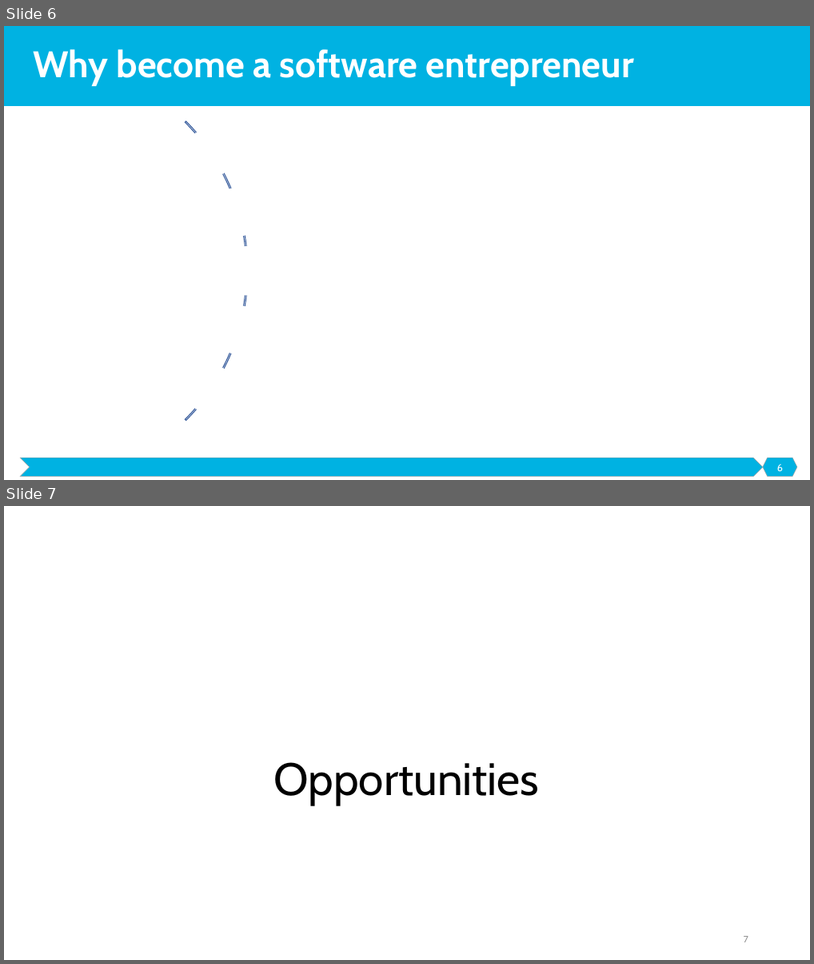
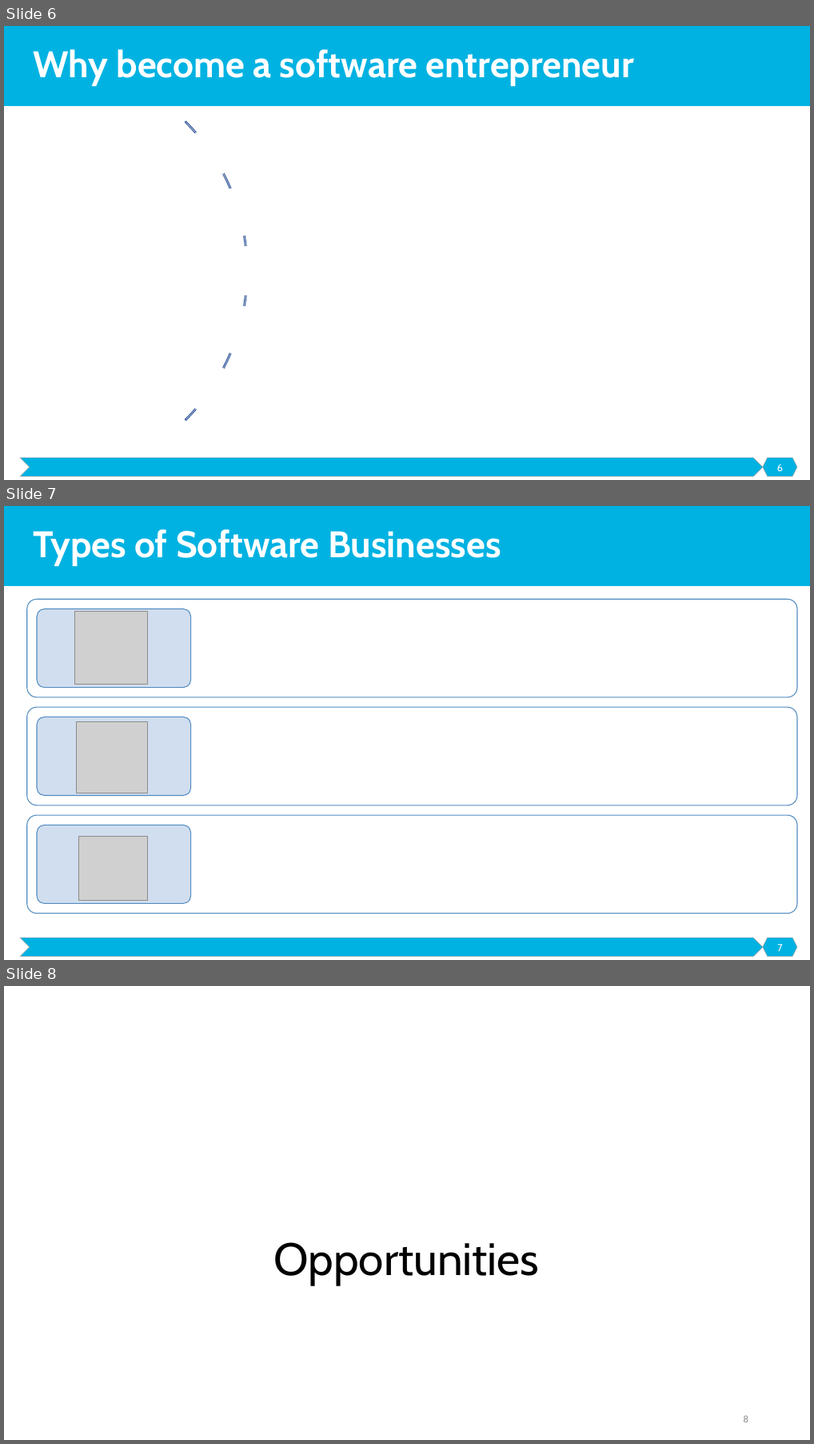
Before and after one commit to malenezi/malenezi, a slide deck: SE495/Lectures/1-Introduction/Introduction.pptx. Shown one above the other, each under a label of ours: slides 6 and 7 before the commit, slides 6, 7 and 8 after it. The pictures are 814x964 and 814x1444 pixels, drawn with LibreOffice and Linux fonts; fonts in the diff are those of the drawing; grey boxes stand for pictures. Boxes give left, top, right and bottom in pixels: in the first picture for what was removed or moved away, otherwise in the second. Text is boxed around its words. In the diff, an @@ line names an element or a change of style, - is before the commit and + after.

```diff
--- a/SE495/Lectures/1-Introduction/Introduction.pptx
+++ b/SE495/Lectures/1-Introduction/Introduction.pptx
@@ slide 7 added at box(4, 506, 810, 960), background #FFFFFF; not listed: 3 template elements that a slide beside it also shows @@
@@ title added at box(33, 529, 501, 566), 44 pt, text #FFFFFF, bold @@
+Types of Software Businesses
@@ picture added at box(74, 612, 148, 684) @@
@@ picture added at box(77, 721, 148, 792) @@
@@ group added at box(27, 599, 798, 913): 6 rounded rectangles @@
@@ picture added at box(78, 836, 148, 900) @@
@@ page number added at box(778, 944, 782, 951), 12 pt, text #FFFFFF @@
+7
@@ what was slide 7 is now slide 8 @@
@@ page number at box(744, 1415, 749, 1422): text changed @@
-7
+8
```
Also in this commit, not shown: 3 other slides added.
